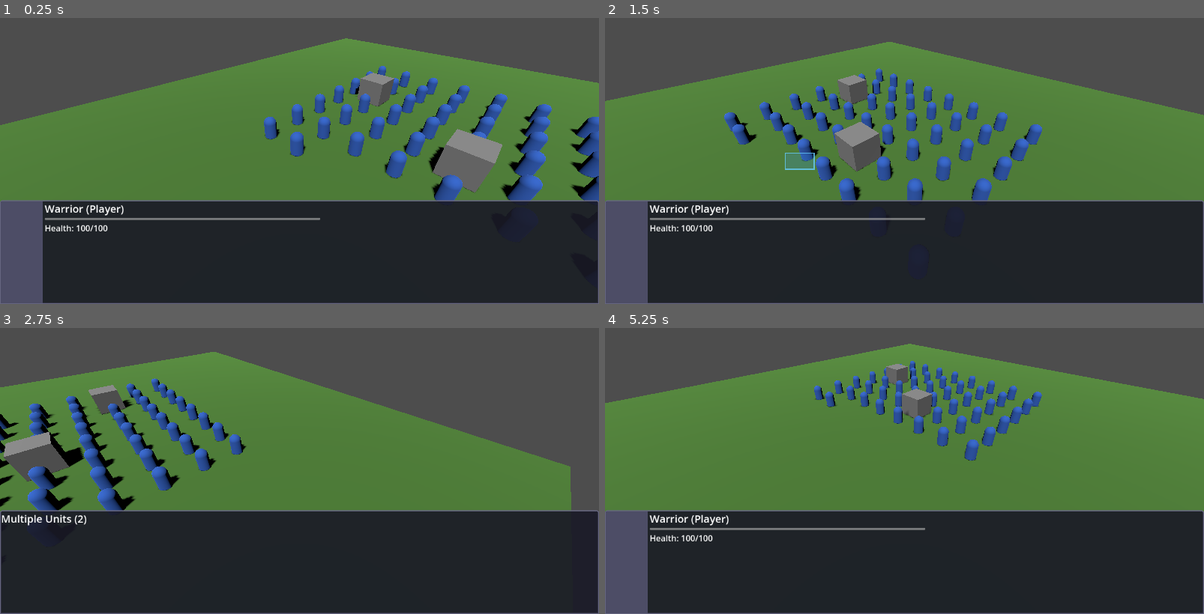
Above: before the commit, frames 1-4 (two rows, left to right).
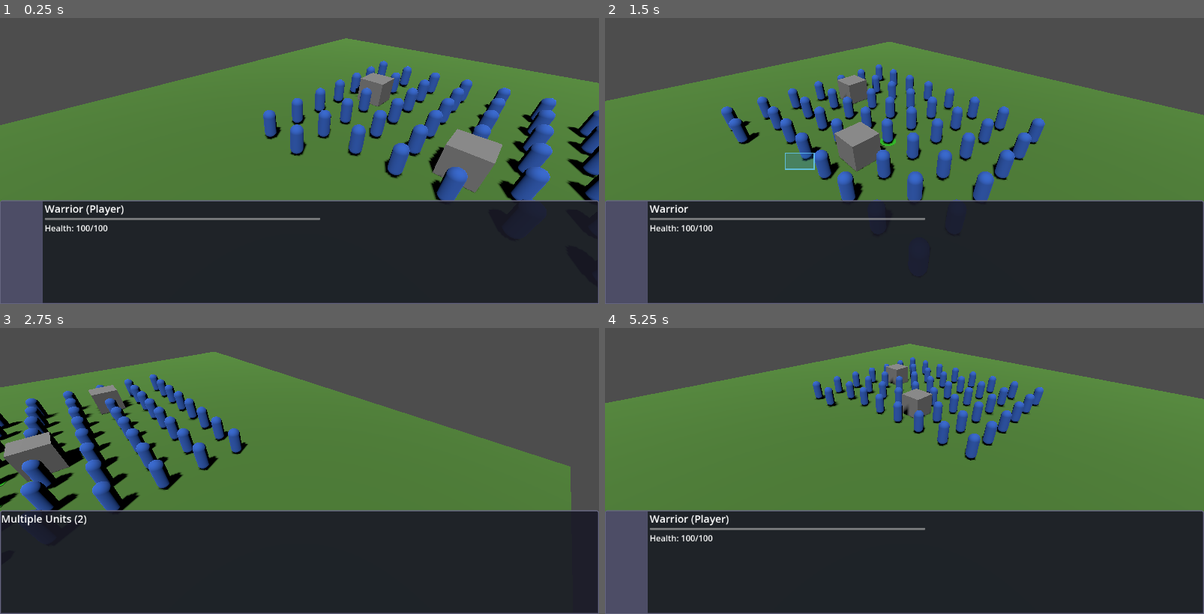
Above: after the commit, the same moments.

Repository: Panix-Develop/godot-rpg
Game: Godot game, scene res://scenes/world.tscn
Same seed, same stepped clock (60 frames per second), same inputs: the game is played once before the commit and once after it.
Inputs (mouse positions are in pixels of both pictures, inside the frame that each line leads up to):
- Up to frame 1 (0.25 s): no input
- Up to frame 2 (1.5 s): tap Enter at 0.5 s; move the mouse to (1036, 118) at 0.52 s; hold Right (ui_right) 0.53-1.25 s; tap Mouse wheel down (scroll_down) at 0.6 s; click (1036, 118) at 0.67 s; drag from (784, 152) to (874, 203) at 1.27 s
- Up to frame 3 (2.75 s): move the mouse to (359, 370) at 2.02 s; hold Right (ui_right) from 2.03 s (still down); hold Shift from 2.03 s (still down); click (359, 370) at 2.17 s
- Up to frame 4 (5.25 s): release Right (ui_right) at 2.75 s; release Shift at 2.75 s; drag from (874, 513) to (724, 396) at 2.77 s; move the mouse to (1084, 496) at 3.52 s; hold Left (ui_left) 3.53-4.25 s; tap Mouse wheel up (scroll_up) at 3.6 s; click (1084, 496) at 3.67 s; drag from (724, 396) to (814, 362) at 4.27 s; move the mouse to (934, 445) at 5.02 s; hold Down (ui_down) from 5.03 s (still down); tap Mouse wheel down (scroll_down) at 5.1 s; click (934, 445) at 5.17 s

The runs differ from the first frame. In frame 1, 4.4% of the frame differs, in the area x 43-100%, y 14-64%; in frame 2, 4.0%; in frame 3, 3.7%; in frame 4, 2.2%.

Commit message:
fix: Correct single-click selection and spawn height
- Single-click: Check if collider IS CharacterBody3D, not parent
- Add units to 'unit' group in _ready() for proper detection
- Spawn height: Changed from 0.5 to 1.0 (half of 2.0 capsule height)
- Units now spawn fully on top of terrain

Diff:
--- a/scripts/systems/selection_manager.gd
+++ b/scripts/systems/selection_manager.gd
@@ -34,7 +34,7 @@
 		var col = i % units_per_row
 		var pos = Vector3(
 			(col - units_per_row / 2.0) * spacing,
-			0.5,  # Spawn at 0.5 to prevent terrain clipping
+			1.0,  # Spawn at 1.0 (half of 2.0 capsule height)
 			(row - units_per_row / 2.0) * spacing
 		)
 		spawn_unit(pos)
@@ -127,12 +127,11 @@
 
 	if result:
 		var collider = result.collider
-		# Check if we hit a unit
-		if collider.get_parent() is CharacterBody3D:
-			var unit = collider.get_parent()
+		# Check if we hit a unit (collider IS the CharacterBody3D)
+		if collider is CharacterBody3D and collider.is_in_group("unit"):
 			if not Input.is_key_pressed(KEY_SHIFT):
 				clear_selection()
-			add_unit_to_selection(unit)
+			add_unit_to_selection(collider)
 		else:
 			# Clicked on terrain, clear selection if not holding shift
 			if not Input.is_key_pressed(KEY_SHIFT):
--- a/scripts/units/rts_unit.gd
+++ b/scripts/units/rts_unit.gd
@@ -22,6 +22,7 @@
 
 func _ready():
 	current_health = max_health
+	add_to_group("unit")  # Add to unit group for selection detection
 	update_selection_visual()
 
 func _physics_process(delta):
Not shown, changed: .tasks/tasks-hud-expansion-and-bug-fixes.md
